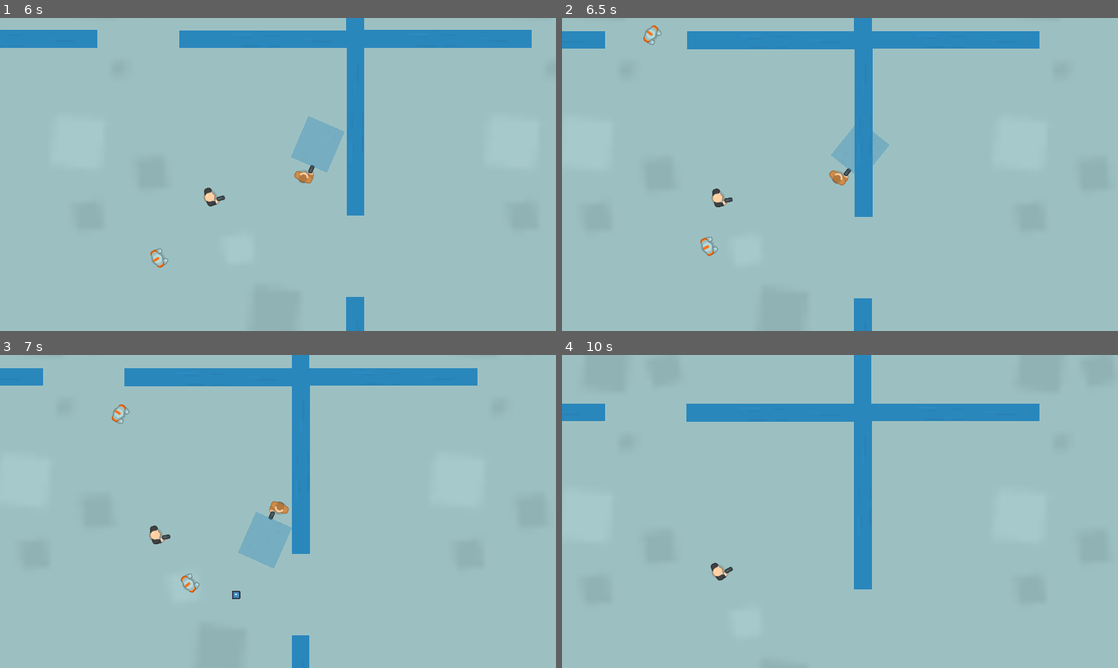
Above: before the commit, frames 1-4 (two rows, left to right).
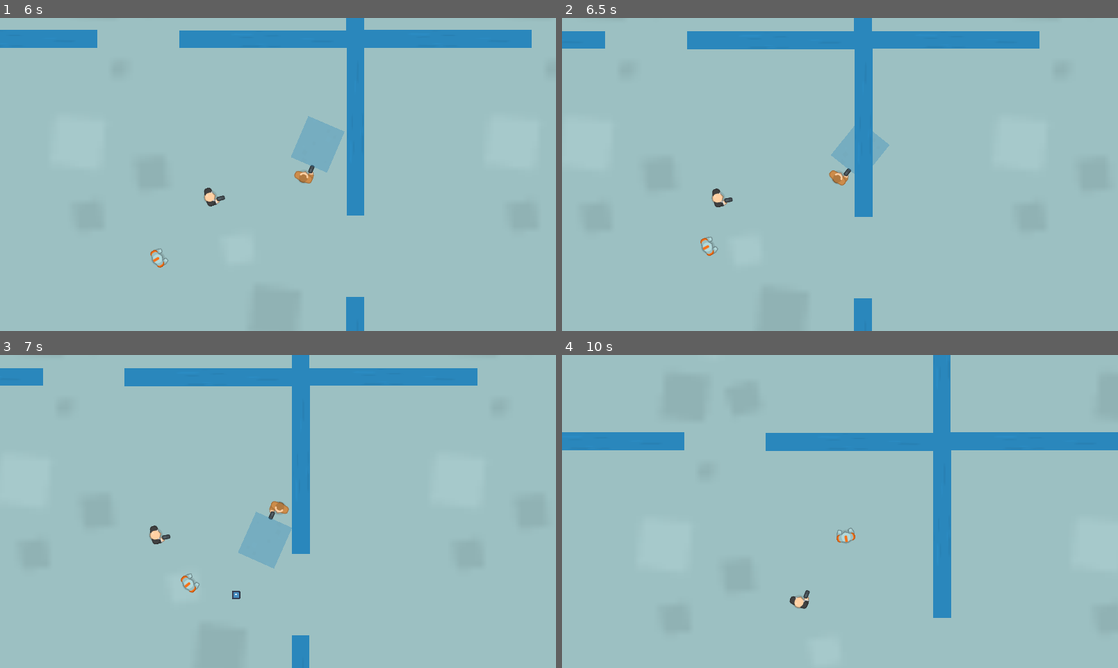
Above: after the commit, the same moments.

Repository: dmq262/Shadow-Stallion
Game: Godot game, scene res://scenes/main.tscn
Two runs of this game, one before a commit and one after it. Both use one fixed random seed, a clock stepped at 60 frames per second and the inputs below. The engine's default icon, where the game draws it, is replaced by a stand-in: a white triangle on a blue panel in a dark square. Sound files missing from this copy of the repository are replaced by a short silence.
Inputs (mouse positions are in pixels of both pictures, inside the frame that each line leads up to):
- Up to frame 1 (6 s): move the mouse to (250, 237) at 0.52 s; hold W (move_up) 0.53-2.03 s; right-click (250, 237) at 0.6 s; move the mouse to (444, 221) at 1.27 s; tap Shift (dash) at 1.35, 3.6, 5.85 s; move the mouse to (111, 127) at 2.02 s; hold A (move_left) 2.03-3.53 s; click (111, 127) at 2.1 s; move the mouse to (305, 174) at 2.77 s; right-click (305, 174) at 2.85 s; move the mouse to (194, 96) at 3.52 s; hold S (move_down) 3.53-4.28 s; tap R (restart) at 4.15 s; move the mouse to (400, 158) at 4.27 s; hold D (move_right) 4.28-5.03 s; click (400, 158) at 4.35 s; move the mouse to (166, 190) at 5.02 s; hold W (move_up) 5.03-5.78 s; right-click (166, 190) at 5.1 s; move the mouse to (333, 105) at 5.77 s; hold D (move_right) from 5.78 s (still down)
- Up to frame 2 (6.5 s): keep holding D (move_right)
- Up to frame 3 (7 s): keep holding D (move_right); move the mouse to (250, 574) at 6.52 s; click (250, 574) at 6.6 s
- Up to frame 4 (10 s): move the mouse to (1006, 558) at 7.27 s; right-click (1006, 558) at 7.35 s; move the mouse to (673, 464) at 8.02 s; release D (move_right) at 8.03 s; hold S (move_down) 8.03-8.78 s; tap Shift (dash) at 8.1 s; move the mouse to (867, 511) at 8.77 s; hold A (move_left) 8.78-9.53 s; click (867, 511) at 8.85 s; move the mouse to (756, 433) at 9.52 s; hold W (move_up) from 9.53 s (still down); right-click (756, 433) at 9.6 s

Frame 1 is identical in both runs. In frame 2, less than 0.1% of the frame differs, in the area x 14-18%, y 2-9%; in frame 3, less than 0.1%; in frame 4, 13%, in the area x 0-100%, y 0-84%.

Commit message:
Fully reset Astargrid, wait until queue_free before starting generation

Diff:
--- a/scenes/astar_generator.gd
+++ b/scenes/astar_generator.gd
@@ -7,6 +7,7 @@
 
 func generate_astar(room_size_input = 1000, grid_size_input = 5, cell_size_input = 25):
 	#Set variables
+	astar = AStarGrid2D.new()
 	room_size = room_size_input
 	grid_size = grid_size_input
 	cell_size = cell_size_input
--- a/scenes/main.gd
+++ b/scenes/main.gd
@@ -12,9 +12,12 @@
 			wall.queue_free()
 		for room in get_tree().get_nodes_in_group('room'):
 			room.queue_free()
+
+
 		$player.health = 100
 		$player.show()
 		$player.global_position = Vector2(0, 0)
+		await get_tree().process_frame
 		game_start()
 
 func game_start():
